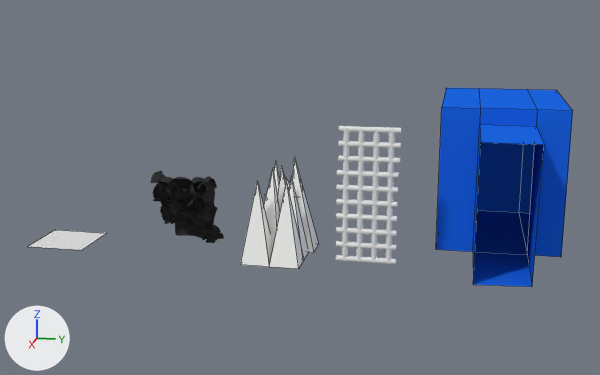
Renders of the Blender file Unity_files/Assets/Project Assets/Resources/Meshes/pe.blend from each side of a commit.
Before and after are seen from a 50 mm lens placed at (60.5, -2.5, 14.3), pointed at (1.3, -14.3, -0.5). Every picture has the same lights, and +X, +Y and +Z are marked at lower left. Mesh edges are drawn as thin lines on the coarser meshes.

The scene before the commit, as lines of its bpy script (objects in view):
```python
mat_pièce = diffuse_material('Pièce')
mat_pièce.base_color = (0.012, 0.137, 0.8)  # blue #1d67e7
me_cube_001 = bpy.data.meshes.new('Cube.001')
me_cube_001.from_pydata(...)  # 22 vertices, 18 faces; spans x -8.1..9.9, y -4.1..4.5, z -4.1..6.1
me_cube_001.materials.append(mat_pièce)  # blue #1d67e7
me_cylinder_002 = bpy.data.meshes.new('Cylinder.002')
me_cylinder_002.from_pydata(...)  # 3584 vertices, 1820 faces; spans x -1.0..1.0, y -10.5..10.5, z -4.7..4.7
me_plane_001 = bpy.data.meshes.new('Plane.001')
me_plane_001.from_pydata([(-1.0, -1.0, -2.1), (1.0, -1.0, -2.1), (-1.0, 1.0, -2.1), (1.0, 1.0, -2.1)], [], [(0, 1, 3, 2)])
ob_flamme = bpy.data.objects.new('Flamme', me_plane_001)
ob_flamme.location = (6.49, -30.65, 0.45)
ob_flamme.scale = (2.1, 2.1, 2.1)
ob_métal = bpy.data.objects.new('Métal', me_cylinder_002)
ob_métal.location = (6.49, -8.65, 0.45)
ob_métal.scale = (0.2, 0.2, 1.0)
ob_room = bpy.data.objects.new('Room', me_cube_001)
ob_room.location = (0.0, 0.0, 0.0)
# also in view: 'Glace' at (6.2, -14.6, -0.7); 'Débris' at (5.4, -21.6, -1.4)
```
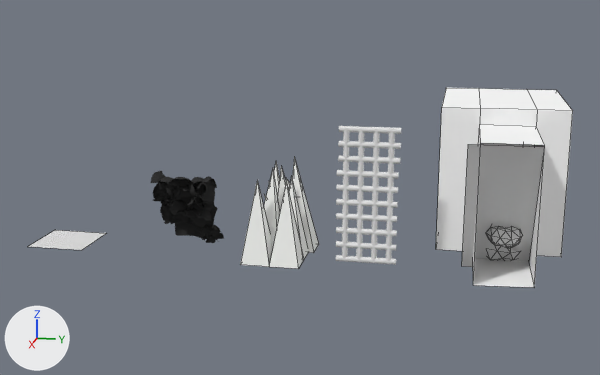
Boxes [x1, y1, x2, y2] around the edits, measured in the pictures (600 x 375 px):
```json
{"object": "Room", "change": "recoloured", "before": [436, 88, 573, 288], "after": [436, 88, 573, 288], "on screen": "blue to white"}
{"object": "Plane", "change": "added", "after": [462, 144, 545, 267]}
{"object": "Grosse pierre.002", "change": "added", "after": [486, 226, 523, 248]}
{"object": "Grosse pierre.001", "change": "added", "after": [488, 247, 518, 261]}
```

Scene script edits in JSON lines:
```json
{"op": "set", "path": "mat_pièce.base_color", "old": "(0.012, 0.137, 0.8)", "new": "(1.0, 1.0, 1.0)", "note": "blue #1d67e7 -> white #ffffff"}
{"op": "add", "block": "mat_rock", "code": ["mat_rock = diffuse_material('Rock')", "mat_rock.base_color = (0.8, 0.8, 0.8)  # white #e7e7e7"]}
{"op": "add", "block": "me_plane_002", "code": ["me_plane_002 = bpy.data.meshes.new('Plane.002')", "me_plane_002.from_pydata([(-1.0, -0.4, 0.0), (1.0, -0.4, 0.0), (-1.0, 0.4, 0.0), (1.0, 0.4, 0.0)], [], [(0, 1, 3, 2)])"]}
{"op": "add", "block": "me_icosphere_008", "code": ["me_icosphere_008 = bpy.data.meshes.new('Icosphere.008')", "me_icosphere_008.from_pydata(...)  # 42 vertices, 80 faces; spans x -0.94..0.95, y -0.99..0.94, z -0.76..0.5", "me_icosphere_008.materials.append(mat_rock)  # white #e7e7e7"]}
{"op": "add", "block": "ob_plane", "code": ["ob_plane = bpy.data.objects.new('Plane', me_plane_002)", "ob_plane.location = (7.0, 0.0, 0.0)", "ob_plane.rotation_euler = (0.0, -1.047, 0.0)  # degrees (0, -60, 0)", "ob_plane.scale = (5.6, 5.6, 5.6)"]}
{"op": "add", "block": "ob_grosse_pierre_001", "code": ["ob_grosse_pierre_001 = bpy.data.objects.new('Grosse pierre.001', me_icosphere_008)", "ob_grosse_pierre_001.location = (4.09, 0.44, -3.24)", "ob_grosse_pierre_001.scale = (1.54, 1.54, 1.54)"]}
{"op": "add", "block": "ob_grosse_pierre_002", "code": ["ob_grosse_pierre_002 = bpy.data.objects.new('Grosse pierre.002', me_icosphere_008.copy())", "ob_grosse_pierre_002.location = (6.15, 0.44, -1.76)", "ob_grosse_pierre_002.scale = (1.23, 1.23, 1.23)"]}
```
